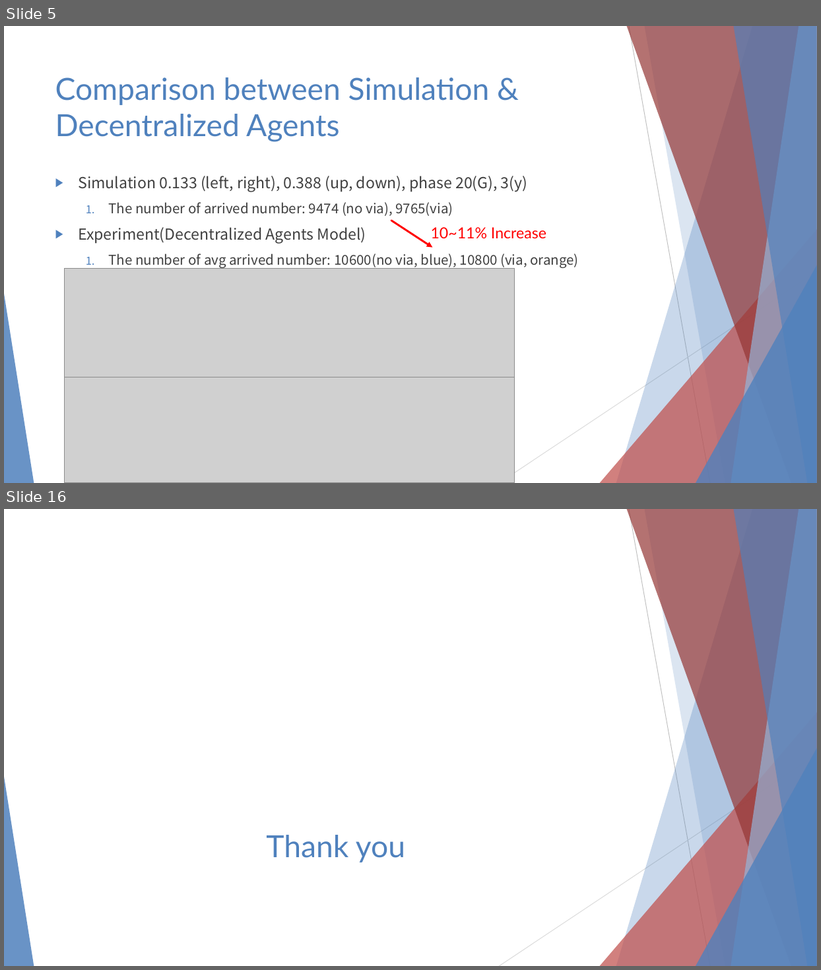
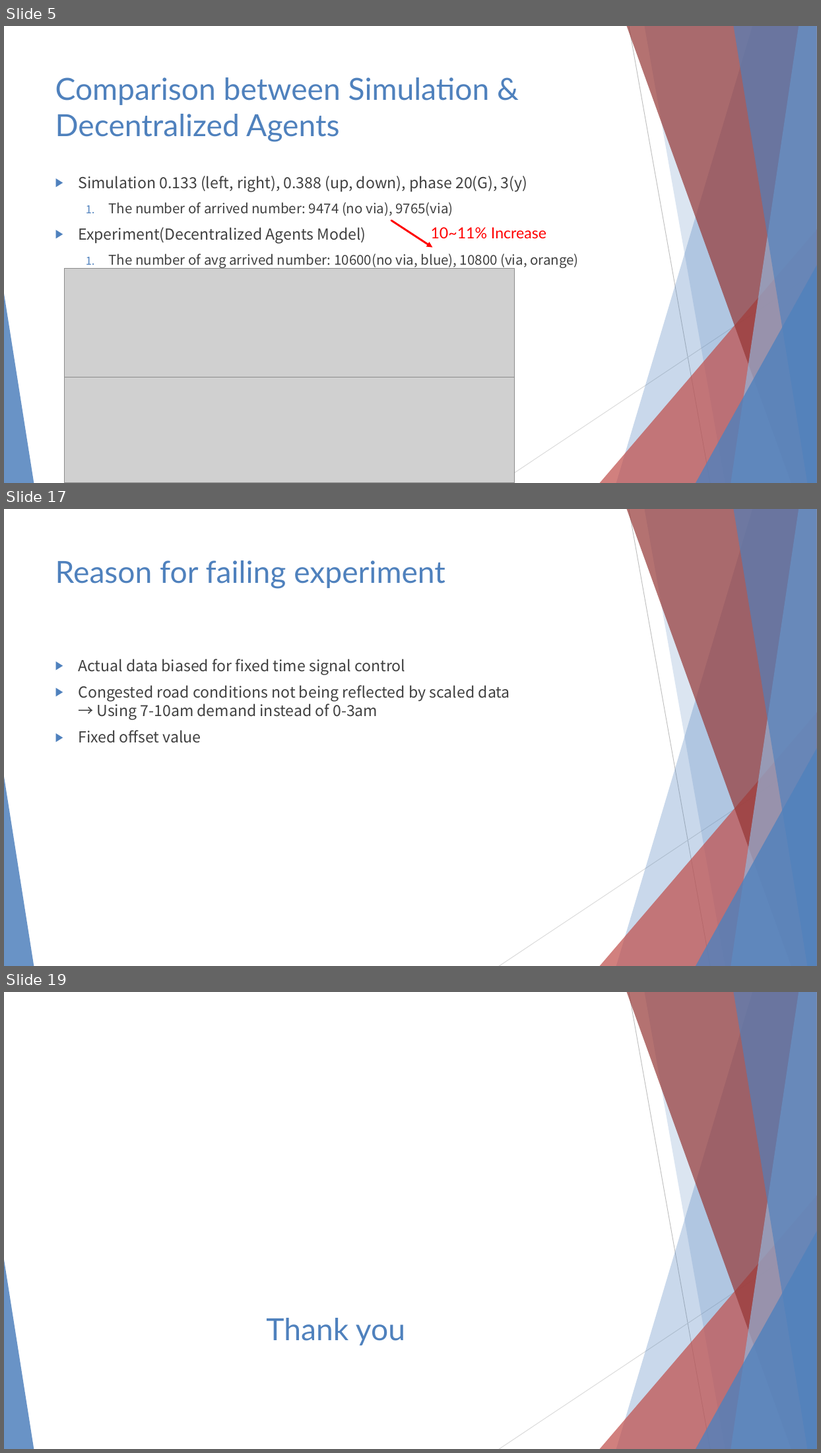
Before and after one commit to 3neutronstar/rl-constraints-traffic, a slide deck: Traffic Optimization Final Speech.pptx. Shown one above the other, each under a label of ours: slides 5 and 16 before the commit, slides 5, 17 and 19 after it; the slides between them are not shown. The pictures are 821x970 and 821x1453 pixels, drawn with LibreOffice and Linux fonts; fonts in the diff are those of the drawing; grey boxes stand for pictures. Boxes give left, top, right and bottom in pixels: in the first picture for what was removed or moved away, otherwise in the second. Text is boxed around its words. In the diff, an @@ line names an element or a change of style, - is before the commit and + after.

Commit message:
change the value of it

```diff
--- a/Traffic Optimization Final Speech.pptx
+++ b/Traffic Optimization Final Speech.pptx
@@ slide 17 added at (4,509,817,966), background #FFFFFF; not listed: 10 template elements that a slide beside it also shows @@
@@ title added at (55,560,446,589), 36 pt, text #4F81BD @@
+Reason for failing experiment
@@ text added at (78,659,510,743), 18 pt, text #404040 @@
+▶ Actual data biased for fixed time signal control
+▶ Congested road conditions not being reflected by scaled data
+  → Using 7-10am demand instead of 0-3am
+▶ Fixed offset value
@@ what was slide 16 is now slide 19 @@
```
Also in this commit, not shown: 12 slides changed, 2 other slides added, 3 other files.
